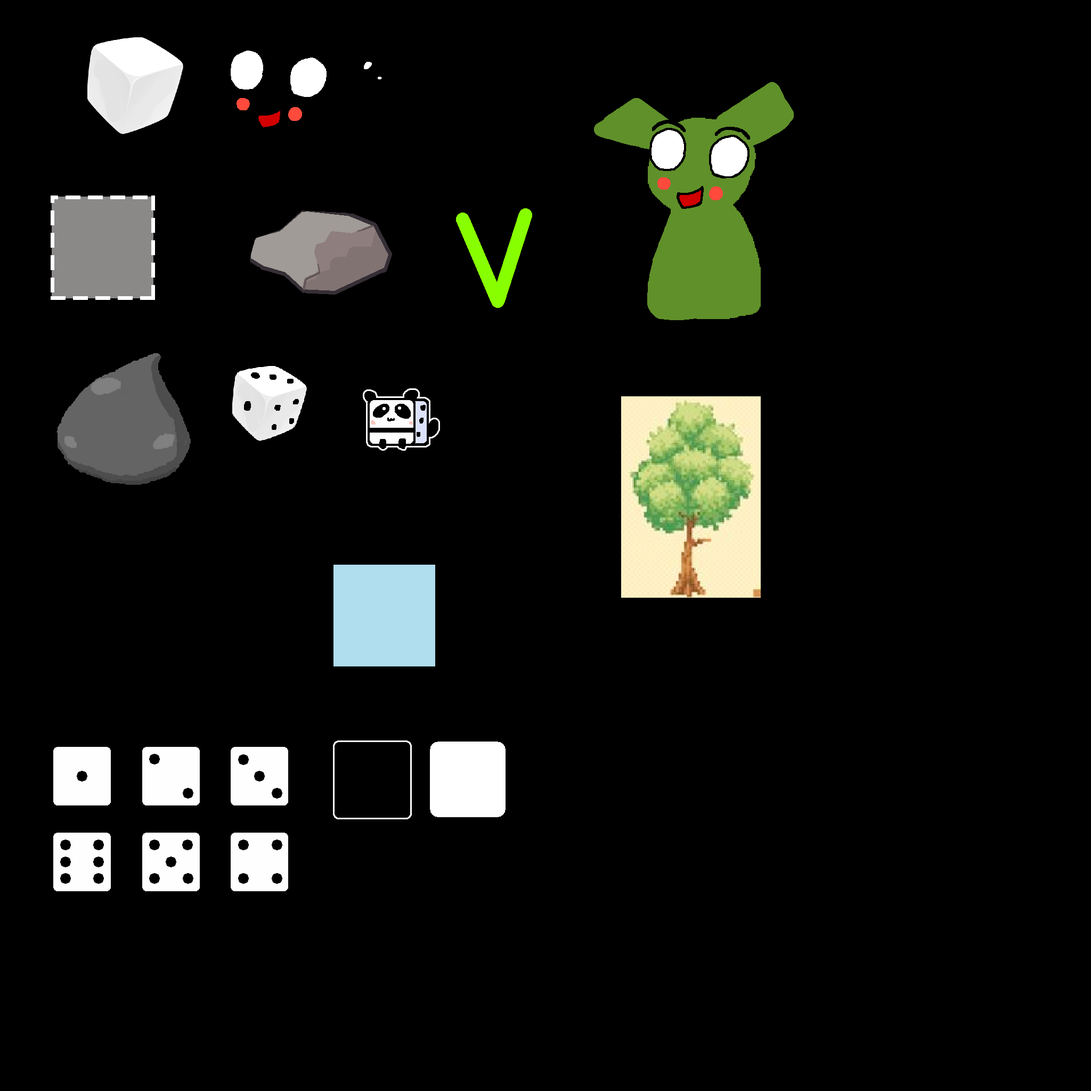
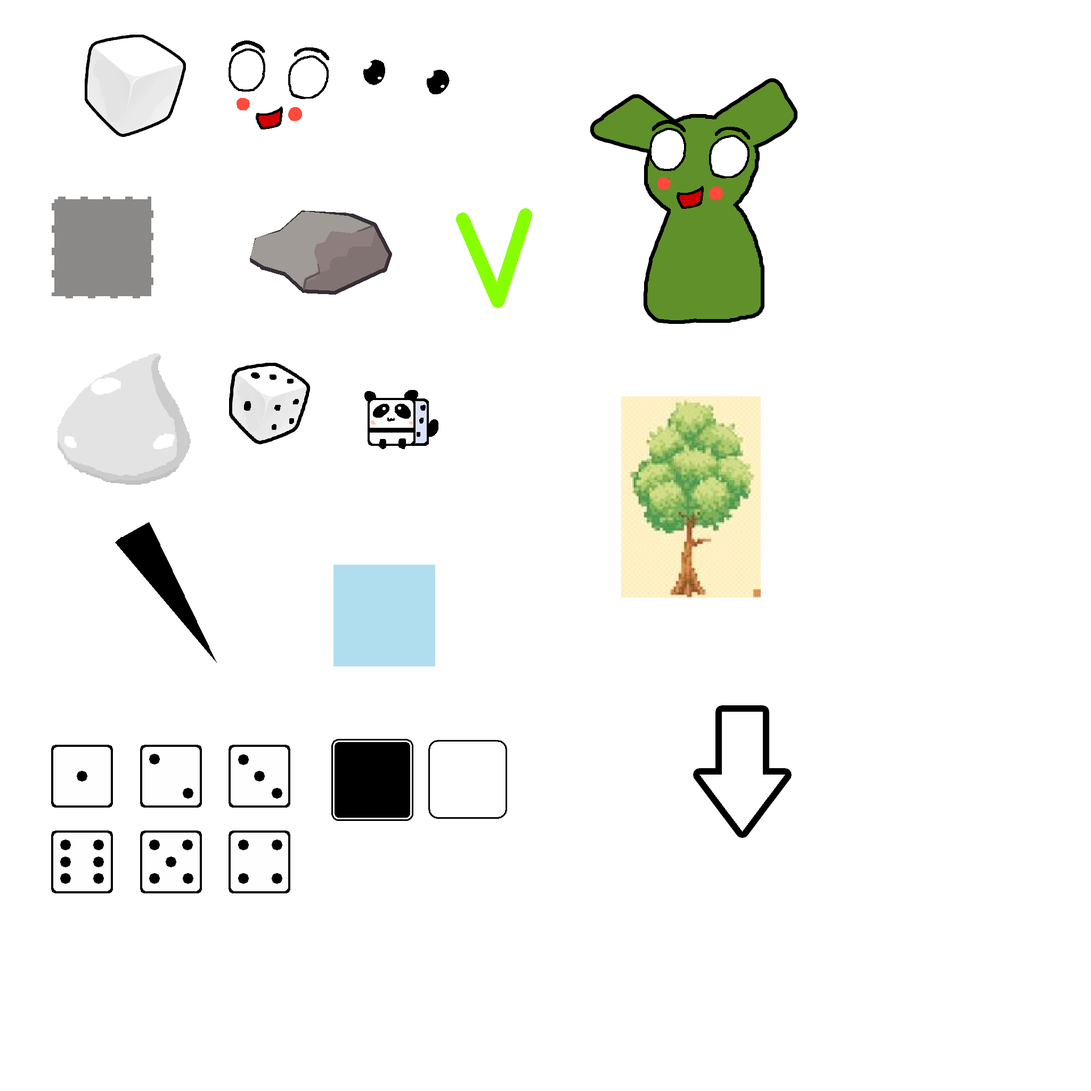
Two versions of the same layered image (1091×1091). Layer-by-layer changes:
added layer "Layer 18" above "Layer 7" over bbox(699, 712, 786, 832)
painted on "Layer 5" over bbox(234, 195, 376, 287)
hid "Background" over bbox(0, 0, 1091, 1091)
